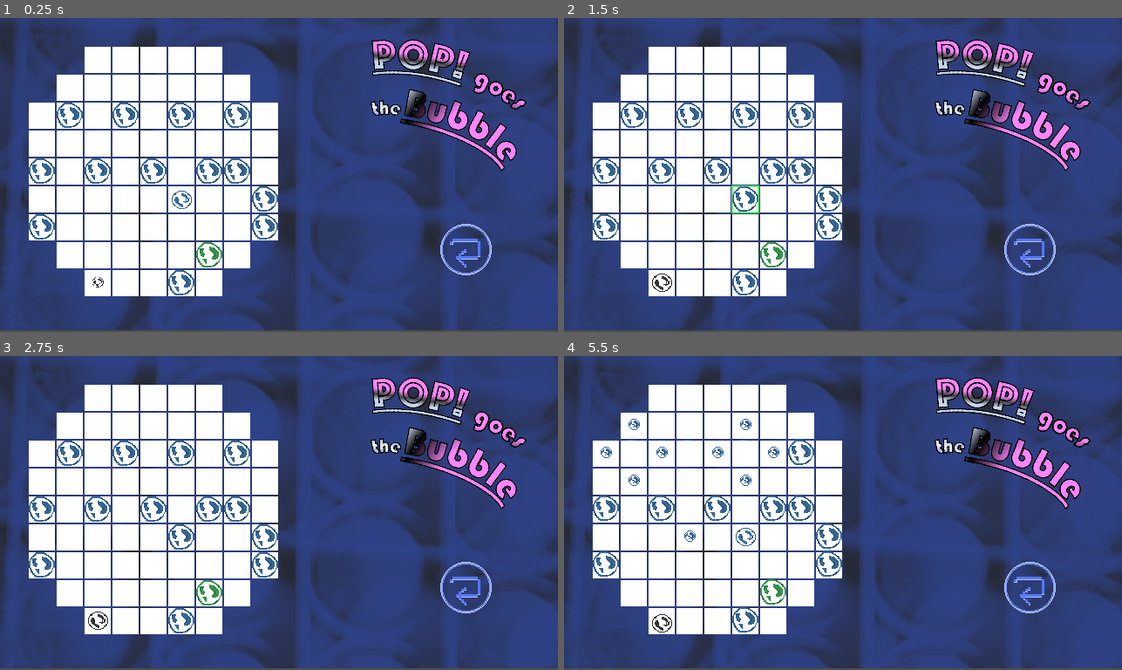
Above: before the commit, frames 1-4 (two rows, left to right).
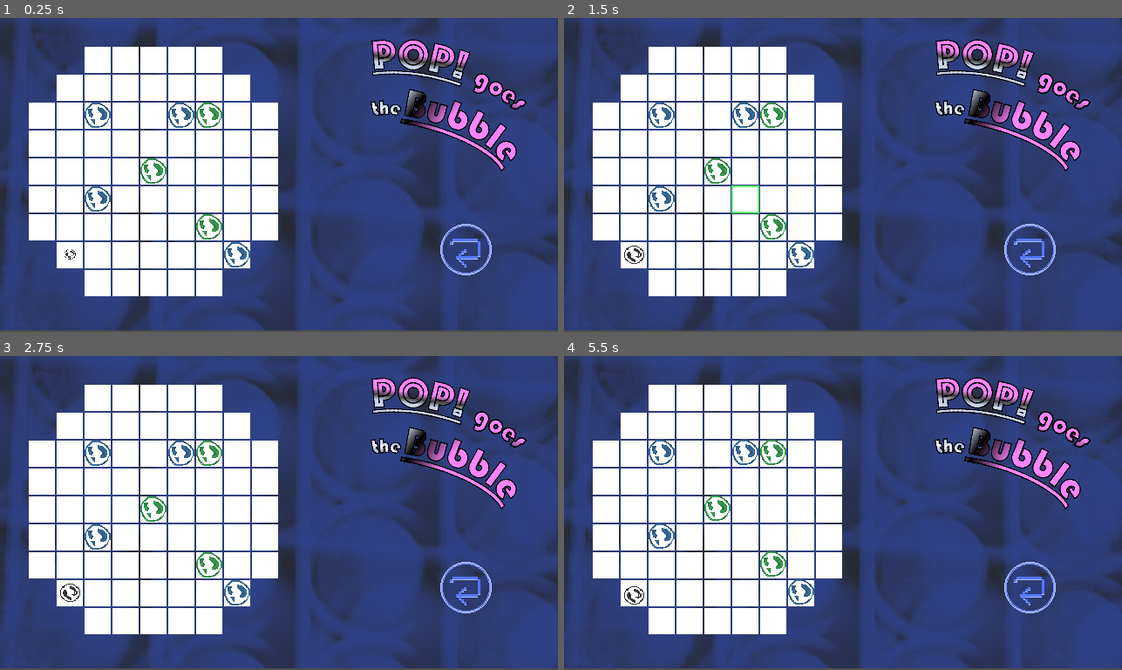
Above: after the commit, the same moments.

Repository: kaiec/ggj25-bubble-game
Game: Godot game, scene res://gamemanager/gamemanager.tscn
The game is run twice, just before and just after one commit, with the same random seed, the same clock (stepped at 60 frames per second) and the same inputs.
Inputs (mouse positions are in pixels of both pictures, inside the frame that each line leads up to):
- Up to frame 1 (0.25 s): no input
- Up to frame 2 (1.5 s): tap Enter at 0.5 s; move the mouse to (965, 159) at 0.52 s; hold D (move_right) 0.53-1.28 s; click (965, 159) at 0.6 s; move the mouse to (731, 190) at 1.27 s; hold S (move_down) from 1.28 s (still down); click (731, 190) at 1.35 s
- Up to frame 3 (2.75 s): move the mouse to (334, 443) at 2.02 s; release S (move_down) at 2.03 s; hold D (move_right) from 2.03 s (still down); click (334, 443) at 2.1 s
- Up to frame 4 (5.5 s): move the mouse to (815, 575) at 2.77 s; release D (move_right) at 2.78 s; hold W (move_up) 2.78-3.53 s; click (815, 575) at 2.85 s; move the mouse to (1010, 560) at 3.52 s; hold A (move_left) 3.53-5.03 s; click (1010, 560) at 3.6 s; move the mouse to (675, 465) at 4.27 s; click (675, 465) at 4.35 s; move the mouse to (870, 513) at 5.02 s; hold S (move_down) from 5.03 s (still down); click (870, 513) at 5.1 s

The runs differ from the first frame. In frame 1, 2.6% of the frame differs, in the area x 5-50%, y 26-89%; in frame 2, 2.8%; in frame 3, 2.8%; in frame 4, 2.9%, in the area x 5-50%, y 20-89%.

Commit message:
projectiles spawn bubbles

Diff:
--- a/bubble/bubble_engine.gd
+++ b/bubble/bubble_engine.gd
@@ -26,11 +26,13 @@
 enum BubbleType {
 	BUBBLE,
 	PROJECTILE,
+	DIAGONAL,
 }
 
 var type_to_bubble = {
 	BubbleType.BUBBLE: preload("res://bubble/game_objects/bubble.tscn"),
 	BubbleType.PROJECTILE: preload("res://bubble/projectile.tscn"),
+	BubbleType.DIAGONAL: preload("res://bubble/game_objects/diagonal_bubble.tscn"),
 }
 
 var state : State:
--- a/bubble/projectile.gd
+++ b/bubble/projectile.gd
@@ -1,3 +1,4 @@
+class_name Projectile
 extends BasicBubble
 
 var direction := Vector2i(1, 0)
@@ -26,6 +27,13 @@
 	var c = cell + direction
 	var bubble = engine.get_bubble(c)
 	if bubble:
+		if bubble is Projectile:
+			bubble.queue_free()
+			# Check if we are diagonal
+			if direction.length()>1:
+				bubble = engine.spawn_bubble(c, engine.BubbleType.BUBBLE)
+			else:
+				bubble = engine.spawn_bubble(c, engine.BubbleType.DIAGONAL)
 		bubble.size += 1
 	elif c in engine.area.get_used_cells():
 		var new_bubble = engine.spawn_bubble(c, engine.BubbleType.PROJECTILE)
--- a/levels/level_4.tscn
+++ b/levels/level_4.tscn
@@ -26,65 +26,33 @@
 unique_name_in_owner = true
 
 [node name="Bubble" parent="Bubbles" instance=ExtResource("4_fye01")]
-position = Vector2(80, 112)
+position = Vector2(112, 112)
 size = 3
 
-[node name="Bubble2" parent="Bubbles" instance=ExtResource("4_fye01")]
-position = Vector2(144, 112)
-size = 3
-
-[node name="Bubble3" parent="Bubbles" instance=ExtResource("4_fye01")]
+[node name="Bubble12" parent="Bubbles" instance=ExtResource("4_fye01")]
 position = Vector2(208, 112)
 size = 3
 
-[node name="Bubble4" parent="Bubbles" instance=ExtResource("4_fye01")]
-position = Vector2(272, 112)
+[node name="Bubble13" parent="Bubbles" instance=ExtResource("4_fye01")]
+position = Vector2(112, 208)
 size = 3
 
-[node name="Bubble5" parent="Bubbles" instance=ExtResource("4_fye01")]
-position = Vector2(272, 176)
+[node name="Bubble14" parent="Bubbles" instance=ExtResource("4_fye01")]
+position = Vector2(272, 272)
 size = 3
 
-[node name="Bubble6" parent="Bubbles" instance=ExtResource("4_fye01")]
-position = Vector2(240, 176)
+[node name="BadBubble" parent="Bubbles" instance=ExtResource("5_qlsf7")]
+position = Vector2(80, 272)
+size = 2
+
+[node name="Bubble15" parent="Bubbles" instance=ExtResource("7_luejt")]
+position = Vector2(240, 112)
 size = 3
 
-[node name="Bubble7" parent="Bubbles" instance=ExtResource("4_fye01")]
+[node name="Bubble16" parent="Bubbles" instance=ExtResource("7_luejt")]
 position = Vector2(176, 176)
 size = 3
 
-[node name="Bubble8" parent="Bubbles" instance=ExtResource("4_fye01")]
-position = Vector2(112, 176)
+[node name="Bubble17" parent="Bubbles" instance=ExtResource("7_luejt")]
+position = Vector2(240, 240)
 size = 3
-
-[node name="Bubble9" parent="Bubbles" instance=ExtResource("4_fye01")]
-position = Vector2(48, 176)
-size = 3
-
-[node name="Bubble10" parent="Bubbles" instance=ExtResource("4_fye01")]
-position = Vector2(48, 240)
-size = 3
-
-[node name="Bubble11" parent="Bubbles" instance=ExtResource("4_fye01")]
-position = Vector2(304, 240)
-size = 3
-
-[node name="Bubble12" parent="Bubbles" instance=ExtResource("4_fye01")]
-position = Vector2(304, 208)
-size = 3
-
-[node name="Bubble13" parent="Bubbles" instance=ExtResource("4_fye01")]
-position = Vector2(208, 208)
-size = 2
-
-[node name="Bubble14" parent="Bubbles" instance=ExtResource("4_fye01")]
-position = Vector2(208, 304)
-size = 3
-
-[node name="BadBubble" parent="Bubbles" instance=ExtResource("5_qlsf7")]
-position = Vector2(112, 304)
-size = 2
-
-[node name="Bubble15" parent="Bubbles" instance=ExtResource("7_luejt")]
-position = Vector2(240, 272)
-size = 3
